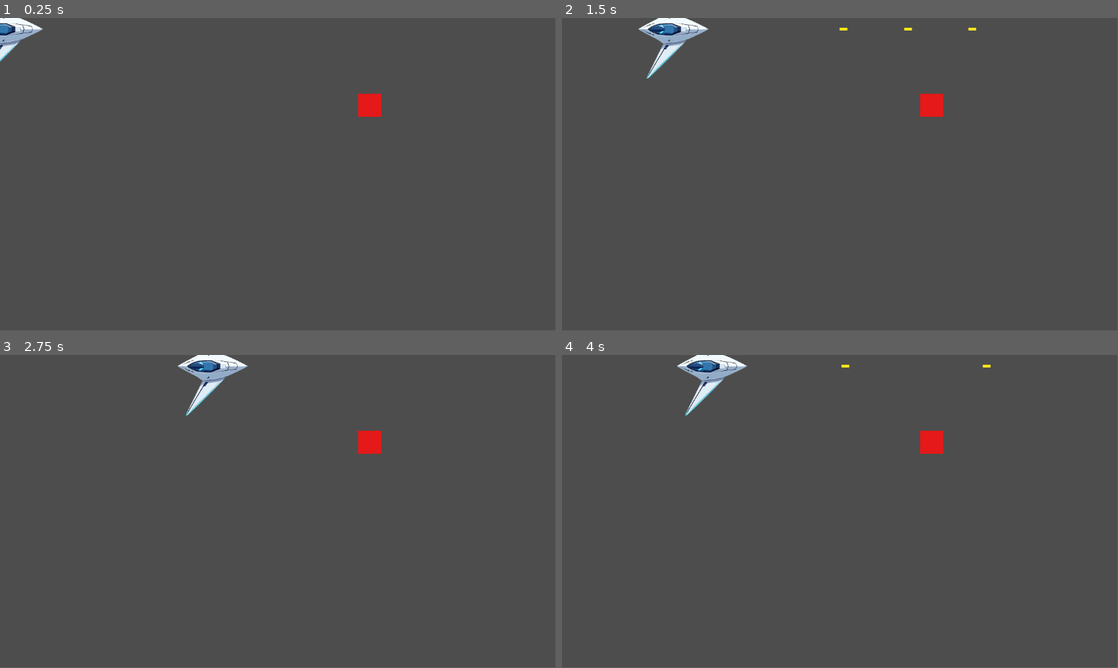
Above: before the commit, frames 1-4 (two rows, left to right).
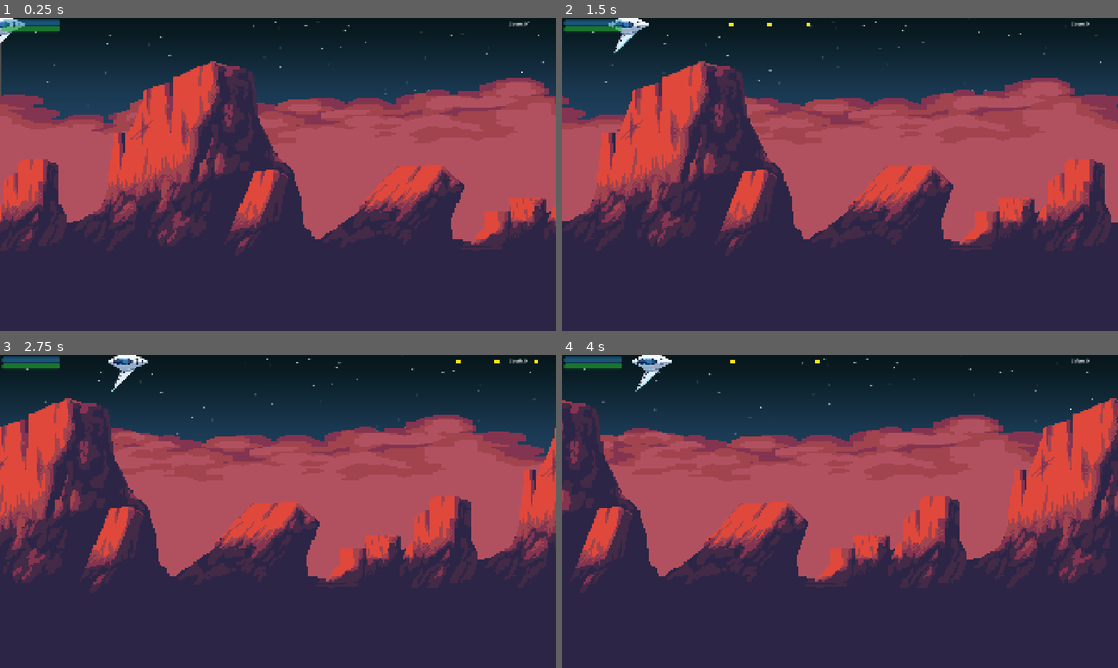
Above: after the commit, the same moments.

Repository: TheVelvetShadow/side-shooter
Game: Godot game, scene res://scenes/main.tscn
Two runs of this game, one before a commit and one after it. Both use one fixed random seed, a clock stepped at 60 frames per second and the inputs below. Before the commit the project starts from res://scenes/player/main.tscn.
Inputs (mouse positions are in pixels of both pictures, inside the frame that each line leads up to):
- Up to frame 1 (0.25 s): no input
- Up to frame 2 (1.5 s): tap Enter at 0.5 s; move the mouse to (962, 158) at 0.52 s; hold D (move_right) 0.53-1.25 s; hold Space (fire) 0.53-1.25 s; click (962, 158) at 0.67 s; drag from (728, 190) to (928, 105) at 1.27 s
- Up to frame 3 (2.75 s): move the mouse to (333, 442) at 2.02 s; hold D (move_right) from 2.03 s (still down); tap Alt at 2.1 s
- Up to frame 4 (4 s): release D (move_right) at 2.75 s; drag from (812, 574) to (673, 464) at 2.77 s; move the mouse to (1006, 558) at 3.52 s; hold A (move_left) from 3.53 s (still down); hold Space (fire) from 3.53 s (still down)
In our replay, the window is 799x449 before the commit and 800x450 after it. These sizes can differ from the game's own. Grey fills any space a smaller window leaves; there, only what the larger window draws over its background counts as a difference.

The runs differ from the first frame. In frame 1, 100% of the frame differs, in the area x 0-100%, y 0-100%; in frame 2, 100%; in frame 3, 100%; in frame 4, 100%.

Commit message:
Add scrolling background, HP/Shield HUD bars, and enemy sprite assets
- Parallax scrolling background using bground.png with cover-mode scaling
- HUD replaced text HP label with ProgressBar for HP (green) and Shield (blue)
- HUD.gd now connects player_shield_changed signal
- Enemy sprites added (EvilEye variants)
- Enemy.gd and Enemy.tscn updates
- Removed unused scenes/player/main.tscn

Co-Authored-By: Claude Sonnet 4.6 <noreply@anthropic.com>

Diff:
--- a/project.godot
+++ b/project.godot
@@ -46,6 +46,13 @@
 EventBus="*uid://dbd1co8e5wu6m"
 GameManager="*uid://rk6wbj42n13h"
 
+[display]
+
+window/size/viewport_width=1920
+window/size/viewport_height=1080
+window/size/mode=3
+window/stretch/mode="canvas_items"
+
 [editor_plugins]
 
 enabled=PackedStringArray("res://addons/gut/plugin.cfg")
--- /dev/null
+++ b/scenes/background/parallax.tscn
@@ -0,0 +1,45 @@
+[gd_scene format=3 uid="uid://dokhrnxnwmoym"]
+
+[ext_resource type="Texture2D" uid="uid://cqach41wnwefr" path="res://assets/backgrounds/bground.png" id="1_fowvs"]
+[ext_resource type="Texture2D" uid="uid://jfwhn4k4dejw" path="res://assets/backgrounds/far-clouds.png" id="2_opeph"]
+[ext_resource type="Texture2D" uid="uid://cuitdrq6v2k3p" path="res://assets/backgrounds/mountains.png" id="3_fu16e"]
+
+[node name="ParallaxBackground" type="ParallaxBackground" unique_id=1767133872]
+
+[node name="stars" type="Parallax2D" parent="." unique_id=1302800383]
+scroll_scale = Vector2(0.2, 0)
+repeat_size = Vector2(1920, 0)
+autoscroll = Vector2(-12, 0)
+follow_viewport = false
+
+[node name="Bground" type="Sprite2D" parent="stars" unique_id=1446803762]
+texture_filter = 1
+position = Vector2(6.999996, -81)
+scale = Vector2(2.4749997, 1.9166666)
+texture = ExtResource("1_fowvs")
+centered = false
+
+[node name="Clouds" type="Parallax2D" parent="." unique_id=1034996131]
+scroll_scale = Vector2(0.4, 0)
+repeat_size = Vector2(1920, 0)
+autoscroll = Vector2(-100, 0)
+follow_viewport = false
+
+[node name="Clouds" type="Sprite2D" parent="Clouds" unique_id=1786800477]
+texture_filter = 1
+position = Vector2(6.999996, -81)
+scale = Vector2(15.0703125, 5.1250005)
+texture = ExtResource("2_opeph")
+centered = false
+
+[node name="Mountains" type="Parallax2D" parent="." unique_id=1601798572]
+repeat_size = Vector2(1920, 0)
+autoscroll = Vector2(-200, 0)
+follow_viewport = false
+
+[node name="Mountains" type="Sprite2D" parent="Mountains" unique_id=1852490735]
+texture_filter = 1
+position = Vector2(6.999996, -81)
+scale = Vector2(6.025, 4.9)
+texture = ExtResource("3_fu16e")
+centered = false
--- a/scenes/enemies/Enemy.tscn
+++ b/scenes/enemies/Enemy.tscn
@@ -1,18 +1,35 @@
-[gd_scene format=3 uid="uid://cenemytscn001"]
+[gd_scene format=3 uid="uid://cv4sru8n6v3ud"]
 
-[ext_resource type="Script" uid="uid://cenemygd00001" path="res://scripts/enemies/Enemy.gd" id="1_enemy"]
+[ext_resource type="Script" path="res://scripts/enemies/Enemy.gd" id="1_enemy"]
+[ext_resource type="Texture2D" uid="uid://bfpgungq1aigb" path="res://assets/sprites/Enemies/EvilEye_1.png" id="2_8axbs"]
+[ext_resource type="Texture2D" uid="uid://cmi3pgc5f2k0o" path="res://assets/sprites/Enemies/EvilEye_2.png" id="3_73enu"]
+
+[sub_resource type="SpriteFrames" id="SpriteFrames_7iym1"]
+animations = [{
+"frames": [{
+"duration": 1.0,
+"texture": ExtResource("2_8axbs")
+}, {
+"duration": 1.0,
+"texture": ExtResource("3_73enu")
+}],
+"loop": true,
+"name": &"default",
+"speed": 5.0
+}]
 
 [sub_resource type="RectangleShape2D" id="RectangleShape2D_001"]
 size = Vector2(48, 48)
 
-[node name="Enemy" type="Area2D"]
+[node name="Enemy" type="Area2D" unique_id=27741675]
 collision_layer = 2
-collision_mask = 4
+collision_mask = 5
 script = ExtResource("1_enemy")
 
-[node name="Visual" type="Polygon2D" parent="."]
-polygon = PackedVector2Array(-24, -24, 24, -24, 24, 24, -24, 24)
-color = Color(0.9, 0.1, 0.1, 1)
+[node name="AnimatedSprite2D" type="AnimatedSprite2D" parent="." unique_id=633785027]
+position = Vector2(-1.378396, -0.75000095)
+scale = Vector2(0.1317935, 0.13179348)
+sprite_frames = SubResource("SpriteFrames_7iym1")
 
-[node name="CollisionShape2D" type="CollisionShape2D" parent="."]
+[node name="CollisionShape2D" type="CollisionShape2D" parent="." unique_id=1437461212]
 shape = SubResource("RectangleShape2D_001")
--- a/scenes/main.tscn
+++ b/scenes/main.tscn
@@ -1,24 +1,27 @@
 [gd_scene format=3 uid="uid://wyj3wlktp26a"]
 
-[ext_resource type="Script" path="res://scripts/main/Main.gd" id="1_maingd"]
+[ext_resource type="Script" uid="uid://cckdg1srq2jv2" path="res://scripts/main/Main.gd" id="1_maingd"]
+[ext_resource type="PackedScene" uid="uid://dokhrnxnwmoym" path="res://scenes/background/parallax.tscn" id="2_85g3d"]
 [ext_resource type="PackedScene" uid="uid://b8u30hr14yhr1" path="res://scenes/player/player.tscn" id="2_player"]
 [ext_resource type="PackedScene" uid="uid://cv4sru8n6v3ud" path="res://scenes/enemies/Enemy.tscn" id="3_enemy"]
-[ext_resource type="PackedScene" path="res://scenes/enemies/EnemySpawner.tscn" id="4_spawner"]
-[ext_resource type="PackedScene" uid="uid://hud001tscn0001" path="res://scenes/ui/HUD.tscn" id="5_hud"]
-[ext_resource type="PackedScene" uid="uid://kamikazedrone001" path="res://scenes/enemies/KamikazeDrone.tscn" id="6_kamikaze"]
-[ext_resource type="PackedScene" uid="uid://turretplatform001" path="res://scenes/enemies/TurretPlatform.tscn" id="7_turret"]
-[ext_resource type="PackedScene" uid="uid://enemybullet001" path="res://scenes/enemies/EnemyBullet.tscn" id="8_ebullet"]
+[ext_resource type="PackedScene" uid="uid://spawner001" path="res://scenes/enemies/EnemySpawner.tscn" id="4_spawner"]
+[ext_resource type="PackedScene" uid="uid://da3k334pen80k" path="res://scenes/ui/HUD.tscn" id="5_hud"]
+[ext_resource type="PackedScene" uid="uid://btlif2yiexto7" path="res://scenes/enemies/KamikazeDrone.tscn" id="6_kamikaze"]
+[ext_resource type="PackedScene" uid="uid://ca4f2w2lggcls" path="res://scenes/enemies/TurretPlatform.tscn" id="7_turret"]
+[ext_resource type="PackedScene" uid="uid://ci4vvpn0w5q7y" path="res://scenes/enemies/EnemyBullet.tscn" id="8_ebullet"]
 
-[node name="Main" type="Node"]
+[node name="Main" type="Node" unique_id=641290497]
 script = ExtResource("1_maingd")
 
-[node name="Player" parent="." instance=ExtResource("2_player")]
+[node name="ParallaxBackground" parent="." unique_id=1767133872 instance=ExtResource("2_85g3d")]
+
+[node name="Player" parent="." unique_id=1822007581 instance=ExtResource("2_player")]
 position = Vector2(16, 23)
 
-[node name="EnemySpawner" parent="." instance=ExtResource("4_spawner")]
+[node name="EnemySpawner" parent="." unique_id=362889145 instance=ExtResource("4_spawner")]
 enemy_scene = ExtResource("3_enemy")
 kamikaze_scene = ExtResource("6_kamikaze")
 turret_scene = ExtResource("7_turret")
 enemy_bullet_scene = ExtResource("8_ebullet")
 
-[node name="HUD" parent="." instance=ExtResource("5_hud")]
+[node name="HUD" parent="." unique_id=757137638 instance=ExtResource("5_hud")]
--- a/scenes/player/main.tscn
+++ /dev/null
@@ -1,12 +0,0 @@
-[gd_scene format=3 uid="uid://wyj3wlktp26a"]
-
-[ext_resource type="PackedScene" uid="uid://b8u30hr14yhr1" path="res://scenes/player/player.tscn" id="1_uqj2r"]
-[ext_resource type="PackedScene" path="res://scenes/enemies/Enemy.tscn" id="2_s4h7g"]
-
-[node name="Main" type="Node" unique_id=1174155704]
-
-[node name="Player" parent="." unique_id=946972008 instance=ExtResource("1_uqj2r")]
-position = Vector2(16, 23)
-
-[node name="Enemy" parent="." unique_id=1063621377 instance=ExtResource("2_s4h7g")]
-position = Vector2(767, 181)
--- a/scenes/ui/HUD.tscn
+++ b/scenes/ui/HUD.tscn
@@ -16,9 +16,22 @@
 offset_bottom = 36.0
 text = "Score: 0"
 
-[node name="HPLabel" type="Label" parent="."]
+[node name="ShieldBar" type="ProgressBar" parent="."]
 offset_left = 8.0
 offset_top = 8.0
-offset_right = 200.0
-offset_bottom = 36.0
-text = "HP: 100 / 100"
+offset_right = 208.0
+offset_bottom = 26.0
+max_value = 50.0
+value = 50.0
+show_percentage = false
+modulate = Color(0.2, 0.7, 1.0, 1.0)
+
+[node name="HPBar" type="ProgressBar" parent="."]
+offset_left = 8.0
+offset_top = 30.0
+offset_right = 208.0
+offset_bottom = 48.0
+max_value = 100.0
+value = 100.0
+show_percentage = false
+modulate = Color(0.2, 1.0, 0.3, 1.0)
--- /dev/null
+++ b/scripts/background/ScrollingBackground.gd
@@ -0,0 +1,39 @@
+extends Node2D
+
+@export var scroll_speed: float = 150.0
+
+@onready var sprite_a: Sprite2D = $SpriteA
+@onready var sprite_b: Sprite2D = $SpriteB
+
+var _segment_width: float
+
+func _ready() -> void:
+	var vp := get_viewport_rect().size
+	if sprite_a.texture == null:
+		return
+
+	var tex_size := sprite_a.texture.get_size()
+	# "Cover" mode: scale so the sprite fills the viewport in both dimensions,
+	# cropping the overflow. Prevents any grey gaps.
+	var scale_factor := maxf(vp.x / tex_size.x, vp.y / tex_size.y)
+	var scaled_width := tex_size.x * scale_factor
+
+	sprite_a.scale = Vector2(scale_factor, scale_factor)
+	sprite_b.scale = Vector2(scale_factor, scale_factor)
+
+	# Sprite2D origin is center, so offset by half width to start flush left
+	sprite_a.position = Vector2(scaled_width * 0.5, vp.y * 0.5)
+	sprite_b.position = Vector2(scaled_width * 1.5, vp.y * 0.5)
+
+	_segment_width = scaled_width
+
+func _process(delta: float) -> void:
+	sprite_a.position.x -= scroll_speed * delta
+	sprite_b.position.x -= scroll_speed * delta
+
+	_wrap(sprite_a, sprite_b)
+	_wrap(sprite_b, sprite_a)
+
+func _wrap(sprite: Sprite2D, other: Sprite2D) -> void:
+	if sprite.position.x + _segment_width * 0.5 < 0.0:
+		sprite.position.x = other.position.x + _segment_width
--- a/scripts/enemies/Enemy.gd
+++ b/scripts/enemies/Enemy.gd
@@ -4,12 +4,28 @@
 @export var enemy_id: String = "basic_enemy"
 @export var max_hp: int = 30
 @export var xp_value: int = 10
+@export var speed: float = 150.0
+@export var wave_amplitude: float = 60.0
+@export var wave_frequency: float = 2.0
+@export var wave_phase_offset: float = 0.0
+@export var contact_damage: int = 10
 
 var current_hp: int
+var _start_y: float
+var _time: float = 0.0
 
 func _ready() -> void:
 	current_hp = max_hp
+	_start_y = global_position.y
+	body_entered.connect(_on_body_entered)
 	EventBus.enemy_spawned.emit(enemy_id)
+
+func _process(delta: float) -> void:
+	_time += delta
+	position.x -= speed * delta
+	position.y = _start_y + sin(_time * wave_frequency + wave_phase_offset) * wave_amplitude
+	if global_position.x < -64.0:
+		queue_free()
 
 func take_damage(amount: int) -> void:
 	current_hp -= amount
@@ -19,3 +35,7 @@
 func die() -> void:
 	EventBus.enemy_died.emit(enemy_id, xp_value)
 	queue_free()
+
+func _on_body_entered(body: Node2D) -> void:
+	if body is Player:
+		body.take_damage(contact_damage)
--- a/scripts/ui/HUD.gd
+++ b/scripts/ui/HUD.gd
@@ -3,9 +3,15 @@
 func _ready() -> void:
 	EventBus.xp_gained.connect(_on_xp_gained)
 	EventBus.player_hp_changed.connect(_on_player_hp_changed)
+	EventBus.player_shield_changed.connect(_on_player_shield_changed)
 
 func _on_xp_gained(_amount: int) -> void:
 	$ScoreLabel.text = "Score: %d" % GameManager.run_xp
 
 func _on_player_hp_changed(current: int, maximum: int) -> void:
-	$HPLabel.text = "HP: %d / %d" % [current, maximum]
+	$HPBar.max_value = maximum
+	$HPBar.value = current
+
+func _on_player_shield_changed(current: int, maximum: int) -> void:
+	$ShieldBar.max_value = maximum
+	$ShieldBar.value = current
Binary file added: assets/backgrounds/bground.png
Binary file added: assets/backgrounds/far-clouds.png
Binary file added: assets/backgrounds/mountains.png
Binary file added: assets/sprites/Enemies/EvilEye_1.png
Binary file added: assets/sprites/Enemies/EvilEye_2.png
Not shown, added: scripts/background/ScrollingBackground.gd.uid
Not shown, added: scripts/enemies/EnemyBullet.gd.uid
Not shown, added: scripts/enemies/EnemySpawner.gd.uid
Not shown, added: scripts/enemies/KamikazeDrone.gd.uid
Not shown, added: scripts/enemies/TurretPlatform.gd.uid
Not shown, added: scripts/main/Main.gd.uid
Not shown, added: scripts/ui/GameOver.gd.uid
(and 1 more such lines)
